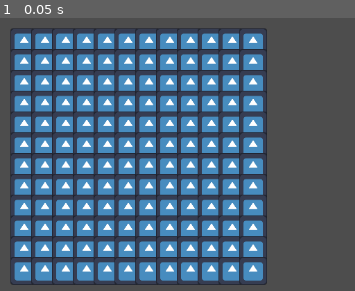
Above: before the commit, frame 1.
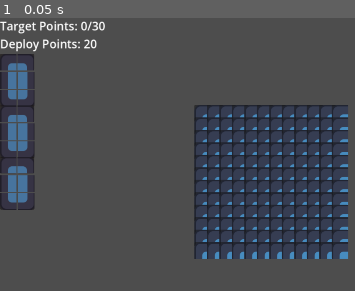
Above: after the commit, the same moment.

Repository: super-Colin/warboats
Game: Godot game, scene res://game.tscn
Same seed, same stepped clock (60 frames per second), same inputs: the game is played once before the commit and once after it. The engine's default icon, where the game draws it, is replaced by a stand-in: a white triangle on a blue panel in a dark square.
Inputs:
- Up to frame 1 (0.05 s): no input

The runs differ from the first frame. In frame 1, 56% of the frame differs, in the area x 0-99%, y 1-98%.

Commit message:
can pass shape up to board grid with drag and drop

Diff:
--- a/UI/deploy_menu.tscn
+++ b/UI/deploy_menu.tscn
@@ -4,18 +4,44 @@
 
 [node name="DeployMenu" type="Control"]
 layout_mode = 3
-anchors_preset = 15
-anchor_right = 1.0
-anchor_bottom = 1.0
-grow_horizontal = 2
-grow_vertical = 2
+anchors_preset = 0
+mouse_filter = 1
 
 [node name="HBoxContainer" type="HBoxContainer" parent="."]
-layout_mode = 0
-offset_right = 40.0
-offset_bottom = 40.0
+layout_mode = 1
+offset_right = 253.0
+offset_bottom = 886.0
 
 [node name="VBoxContainer" type="VBoxContainer" parent="HBoxContainer"]
 layout_mode = 2
 
-[node name="Ship" parent="HBoxContainer/VBoxContainer" instance=ExtResource("1_sfnm1")]
+[node name="VBoxContainer" type="VBoxContainer" parent="HBoxContainer/VBoxContainer"]
+layout_mode = 2
+
+[node name="Label2" type="Label" parent="HBoxContainer/VBoxContainer/VBoxContainer"]
+layout_mode = 2
+tooltip_text = "You must place at least this many points worth of ships on the field."
+mouse_filter = 1
+theme_override_font_sizes/font_size = 28
+text = "Target Points: 0/30"
+
+[node name="Label" type="Label" parent="HBoxContainer/VBoxContainer/VBoxContainer"]
+layout_mode = 2
+theme_override_font_sizes/font_size = 28
+text = "Deploy Points: 20"
+
+[node name="ScrollContainer" type="ScrollContainer" parent="HBoxContainer/VBoxContainer"]
+custom_minimum_size = Vector2(200, 800)
+layout_mode = 2
+
+[node name="VBoxContainer" type="VBoxContainer" parent="HBoxContainer/VBoxContainer/ScrollContainer"]
+layout_mode = 2
+
+[node name="Ship" parent="HBoxContainer/VBoxContainer/ScrollContainer/VBoxContainer" instance=ExtResource("1_sfnm1")]
+layout_mode = 2
+
+[node name="Ship2" parent="HBoxContainer/VBoxContainer/ScrollContainer/VBoxContainer" instance=ExtResource("1_sfnm1")]
+layout_mode = 2
+
+[node name="Ship3" parent="HBoxContainer/VBoxContainer/ScrollContainer/VBoxContainer" instance=ExtResource("1_sfnm1")]
+layout_mode = 2
--- a/board_grid.gd
+++ b/board_grid.gd
@@ -2,7 +2,7 @@
 
 @export var gridSize = Vector2(12, 12)
 @export var cellSize = Vector2(30, 30)
-
+var cellsRefs = []
 
 var cell_scene = preload("res://grid_cell.tscn")
 
@@ -10,18 +10,42 @@
 
 
 func _ready() -> void:
+	for c in $'.'.get_children():
+		c.queue_free()
 	makeCells()
 
+func doesShapeFit(shape:Vector2, startingCoord:Vector2=Vector2.ZERO):
+	for x in shape.x:
+		if not cellsRefs.size() > x:
+			print("ran out of space on the x axis")
+			return false
+		for y in shape.y:
+			if not cellsRefs[x].size() > y:
+				print("ran out of space on the y axis")
+				return false
 
+func hightlightShape(shape:Vector2, startingCoord:Vector2=Vector2.ZERO):
+	for x in shape.x:
+		if not cellsRefs.size() > x:
+			print("ran out of space on the x axis")
+			return false
+		for y in shape.y:
+			if not cellsRefs[x].size() > y:
+				print("ran out of space on the y axis")
+				return false
+			cellsRefs[x][y].enableHighlight()
 
 
 func makeCells():
-	var halfCellSize = cellSize / 2
+	#var halfCellSize = cellSize / 2
 	for x in gridSize.x:
+		cellsRefs.append([])
 		for y in gridSize.y:
 			var newCell = cell_scene.instantiate()
 			newCell.coords = Vector2(x, y)
 			newCell.setSize(cellSize)
 			newCell.position = Vector2(cellSize.x * x, cellSize.y * y)
-			newCell.position += halfCellSize # add offset since the position is based on the center of then cell
+			#newCell.position += halfCellSize # add offset since the position is based on the center of then cell
 			$'.'.add_child(newCell)
+			cellsRefs[x].append(newCell)
+	#print("grid - cellRefs: ", cellsRefs)
--- a/board_grid.tscn
+++ b/board_grid.tscn
@@ -1,6 +1,326 @@
-[gd_scene load_steps=2 format=3 uid="uid://c8o6dr3fknptg"]
+[gd_scene load_steps=3 format=3 uid="uid://c8o6dr3fknptg"]
 
 [ext_resource type="Script" path="res://board_grid.gd" id="1_tpt1s"]
+[ext_resource type="PackedScene" uid="uid://dcei64kwnh4vv" path="res://grid_cell.tscn" id="2_48pd0"]
 
 [node name="BoardGrid" type="Node2D"]
 script = ExtResource("1_tpt1s")
+
+[node name="GridCell" parent="." instance=ExtResource("2_48pd0")]
+
+[node name="GridCell2" parent="." instance=ExtResource("2_48pd0")]
+offset_left = 42.0
+offset_right = 82.0
+offset_bottom = 40.0
+
+[node name="GridCell3" parent="." instance=ExtResource("2_48pd0")]
+offset_left = 85.0
+offset_right = 125.0
+offset_bottom = 40.0
+
+[node name="GridCell4" parent="." instance=ExtResource("2_48pd0")]
+offset_left = 127.0
+offset_right = 167.0
+offset_bottom = 40.0
+
+[node name="GridCell5" parent="." instance=ExtResource("2_48pd0")]
+offset_left = 171.0
+offset_right = 211.0
+offset_bottom = 40.0
+
+[node name="GridCell6" parent="." instance=ExtResource("2_48pd0")]
+offset_left = 213.0
+offset_right = 253.0
+offset_bottom = 40.0
+
+[node name="GridCell7" parent="." instance=ExtResource("2_48pd0")]
+offset_left = 256.0
+offset_right = 296.0
+offset_bottom = 40.0
+
+[node name="GridCell8" parent="." instance=ExtResource("2_48pd0")]
+offset_left = 298.0
+offset_right = 338.0
+offset_bottom = 40.0
+
+[node name="GridCell9" parent="." instance=ExtResource("2_48pd0")]
+offset_top = 45.0
+offset_right = 40.0
+offset_bottom = 85.0
+
+[node name="GridCell10" parent="." instance=ExtResource("2_48pd0")]
+offset_left = 42.0
+offset_top = 45.0
+offset_right = 82.0
+offset_bottom = 85.0
+
+[node name="GridCell11" parent="." instance=ExtResource("2_48pd0")]
+offset_left = 85.0
+offset_top = 45.0
+offset_right = 125.0
+offset_bottom = 85.0
+
+[node name="GridCell12" parent="." instance=ExtResource("2_48pd0")]
+offset_left = 127.0
+offset_top = 45.0
+offset_right = 167.0
+offset_bottom = 85.0
+
+[node name="GridCell13" parent="." instance=ExtResource("2_48pd0")]
+offset_left = 171.0
+offset_top = 45.0
+offset_right = 211.0
+offset_bottom = 85.0
+
+[node name="GridCell14" parent="." instance=ExtResource("2_48pd0")]
+offset_left = 213.0
+offset_top = 45.0
+offset_right = 253.0
+offset_bottom = 85.0
+
+[node name="GridCell15" parent="." instance=ExtResource("2_48pd0")]
+offset_left = 256.0
+offset_top = 45.0
+offset_right = 296.0
+offset_bottom = 85.0
+
+[node name="GridCell16" parent="." instance=ExtResource("2_48pd0")]
+offset_left = 298.0
+offset_top = 45.0
+offset_right = 338.0
+offset_bottom = 85.0
+
+[node name="GridCell17" parent="." instance=ExtResource("2_48pd0")]
+offset_top = 90.0
+offset_right = 40.0
+offset_bottom = 130.0
+
+[node name="GridCell18" parent="." instance=ExtResource("2_48pd0")]
+offset_left = 42.0
+offset_top = 90.0
+offset_right = 82.0
+offset_bottom = 130.0
+
+[node name="GridCell19" parent="." instance=ExtResource("2_48pd0")]
+offset_left = 85.0
+offset_top = 90.0
+offset_right = 125.0
+offset_bottom = 130.0
+
+[node name="GridCell20" parent="." instance=ExtResource("2_48pd0")]
+offset_left = 127.0
+offset_top = 90.0
+offset_right = 167.0
+offset_bottom = 130.0
+
+[node name="GridCell21" parent="." instance=ExtResource("2_48pd0")]
+offset_left = 171.0
+offset_top = 90.0
+offset_right = 211.0
+offset_bottom = 130.0
+
+[node name="GridCell22" parent="." instance=ExtResource("2_48pd0")]
+offset_left = 213.0
+offset_top = 90.0
+offset_right = 253.0
+offset_bottom = 130.0
+
+[node name="GridCell23" parent="." instance=ExtResource("2_48pd0")]
+offset_left = 256.0
+offset_top = 90.0
+offset_right = 296.0
+offset_bottom = 130.0
+
+[node name="GridCell24" parent="." instance=ExtResource("2_48pd0")]
+offset_left = 298.0
+offset_top = 90.0
+offset_right = 338.0
+offset_bottom = 130.0
+
+[node name="GridCell25" parent="." instance=ExtResource("2_48pd0")]
+offset_top = 135.0
+offset_right = 40.0
+offset_bottom = 175.0
+
+[node name="GridCell26" parent="." instance=ExtResource("2_48pd0")]
+offset_left = 42.0
+offset_top = 135.0
+offset_right = 82.0
+offset_bottom = 175.0
+
+[node name="GridCell27" parent="." instance=ExtResource("2_48pd0")]
+offset_left = 85.0
+offset_top = 135.0
+offset_right = 125.0
+offset_bottom = 175.0
+
+[node name="GridCell28" parent="." instance=ExtResource("2_48pd0")]
+offset_left = 127.0
+offset_top = 135.0
+offset_right = 167.0
+offset_bottom = 175.0
+
+[node name="GridCell29" parent="." instance=ExtResource("2_48pd0")]
+offset_left = 171.0
+offset_top = 135.0
+offset_right = 211.0
+offset_bottom = 175.0
+
+[node name="GridCell30" parent="." instance=ExtResource("2_48pd0")]
+offset_left = 213.0
+offset_top = 135.0
+offset_right = 253.0
+offset_bottom = 175.0
+
+[node name="GridCell31" parent="." instance=ExtResource("2_48pd0")]
+offset_left = 256.0
+offset_top = 135.0
+offset_right = 296.0
+offset_bottom = 175.0
+
+[node name="GridCell32" parent="." instance=ExtResource("2_48pd0")]
+offset_left = 298.0
+offset_top = 135.0
+offset_right = 338.0
+offset_bottom = 175.0
+
+[node name="GridCell33" parent="." instance=ExtResource("2_48pd0")]
+offset_top = 182.0
+offset_right = 40.0
+offset_bottom = 222.0
+
+[node name="GridCell34" parent="." instance=ExtResource("2_48pd0")]
+offset_left = 42.0
+offset_top = 182.0
+offset_right = 82.0
+offset_bottom = 222.0
+
+[node name="GridCell35" parent="." instance=ExtResource("2_48pd0")]
+offset_left = 85.0
+offset_top = 182.0
+offset_right = 125.0
+offset_bottom = 222.0
+
+[node name="GridCell36" parent="." instance=ExtResource("2_48pd0")]
+offset_left = 127.0
+offset_top = 182.0
+offset_right = 167.0
+offset_bottom = 222.0
+
+[node name="GridCell37" parent="." instance=ExtResource("2_48pd0")]
+offset_left = 171.0
+offset_top = 182.0
+offset_right = 211.0
+offset_bottom = 222.0
+
+[node name="GridCell38" parent="." instance=ExtResource("2_48pd0")]
+offset_left = 213.0
+offset_top = 182.0
+offset_right = 253.0
+offset_bottom = 222.0
+
+[node name="GridCell39" parent="." instance=ExtResource("2_48pd0")]
+offset_left = 256.0
+offset_top = 182.0
+offset_right = 296.0
+offset_bottom = 222.0
+
+[node name="GridCell40" parent="." instance=ExtResource("2_48pd0")]
+offset_left = 298.0
+offset_top = 182.0
+offset_right = 338.0
+offset_bottom = 222.0
+
+[node name="GridCell41" parent="." instance=ExtResource("2_48pd0")]
+offset_top = 229.0
+offset_right = 40.0
+offset_bottom = 269.0
+
+[node name="GridCell42" parent="." instance=ExtResource("2_48pd0")]
+offset_left = 42.0
+offset_top = 229.0
+offset_right = 82.0
+offset_bottom = 269.0
+
+[node name="GridCell43" parent="." instance=ExtResource("2_48pd0")]
+offset_left = 85.0
+offset_top = 229.0
+offset_right = 125.0
+offset_bottom = 269.0
+
+[node name="GridCell44" parent="." instance=ExtResource("2_48pd0")]
+offset_left = 127.0
+offset_top = 229.0
+offset_right = 167.0
+offset_bottom = 269.0
+
+[node name="GridCell45" parent="." instance=ExtResource("2_48pd0")]
+offset_left = 171.0
+offset_top = 229.0
+offset_right = 211.0
+offset_bottom = 269.0
+
+[node name="GridCell46" parent="." instance=ExtResource("2_48pd0")]
+offset_left = 213.0
+offset_top = 229.0
+offset_right = 253.0
+offset_bottom = 269.0
+
+[node name="GridCell47" parent="." instance=ExtResource("2_48pd0")]
+offset_left = 256.0
+offset_top = 229.0
+offset_right = 296.0
+offset_bottom = 269.0
+
+[node name="GridCell48" parent="." instance=ExtResource("2_48pd0")]
+offset_left = 298.0
+offset_top = 229.0
+offset_right = 338.0
+offset_bottom = 269.0
+
+[node name="GridCell49" parent="." instance=ExtResource("2_48pd0")]
+offset_top = 276.0
+offset_right = 40.0
+offset_bottom = 316.0
+
+[node name="GridCell50" parent="." instance=ExtResource("2_48pd0")]
+offset_left = 42.0
+offset_top = 276.0
+offset_right = 82.0
+offset_bottom = 316.0
+
+[node name="GridCell51" parent="." instance=ExtResource("2_48pd0")]
+offset_left = 85.0
+offset_top = 276.0
+offset_right = 125.0
+offset_bottom = 316.0
+
+[node name="GridCell52" parent="." instance=ExtResource("2_48pd0")]
+offset_left = 127.0
+offset_top = 276.0
+offset_right = 167.0
+offset_bottom = 316.0
+
+[node name="GridCell53" parent="." instance=ExtResource("2_48pd0")]
+offset_left = 171.0
+offset_top = 276.0
+offset_right = 211.0
+offset_bottom = 316.0
+
+[node name="GridCell54" parent="." instance=ExtResource("2_48pd0")]
+offset_left = 213.0
+offset_top = 276.0
+offset_right = 253.0
+offset_bottom = 316.0
+
+[node name="GridCell55" parent="." instance=ExtResource("2_48pd0")]
+offset_left = 256.0
+offset_top = 276.0
+offset_right = 296.0
+offset_bottom = 316.0
+
+[node name="GridCell56" parent="." instance=ExtResource("2_48pd0")]
+offset_left = 298.0
+offset_top = 276.0
+offset_right = 338.0
+offset_bottom = 316.0
--- /dev/null
+++ b/game.gd
@@ -0,0 +1,17 @@
+extends Node2D
+
+
+func _ready() -> void:
+	Globals.s_sideReady.connect(sideReadied)
+
+func sideReadied(isFriendly=true):
+	if isFriendly:
+		Globals.friendlySideReady = true
+	else:
+		Globals.enemySideReady = true
+
+func proceedTurn(sideThatJust):
+	if Globals.friendlySideReady and Globals.enemySideReady:
+		print("globals - proceeding turn")
+		Globals.enemySideReady= false
+		Globals.friendlySideReady= false
--- a/game.tscn
+++ b/game.tscn
@@ -1,11 +1,17 @@
-[gd_scene load_steps=2 format=3 uid="uid://be72kyjs10j0x"]
+[gd_scene load_steps=4 format=3 uid="uid://be72kyjs10j0x"]
 
+[ext_resource type="Script" path="res://game.gd" id="1_hl5wc"]
 [ext_resource type="PackedScene" uid="uid://c8o6dr3fknptg" path="res://board_grid.tscn" id="1_pion6"]
+[ext_resource type="PackedScene" uid="uid://dbkjmy0ilupqk" path="res://UI/deploy_menu.tscn" id="3_a2hi3"]
 
 [node name="Game" type="Node2D"]
-
-[node name="BoardGrid" parent="." instance=ExtResource("1_pion6")]
+script = ExtResource("1_hl5wc")
 
 [node name="Overlay" type="CanvasLayer" parent="."]
 
 [node name="Menus" type="CanvasLayer" parent="."]
+
+[node name="DeployMenu" parent="Menus" instance=ExtResource("3_a2hi3")]
+
+[node name="BoardGrid" parent="." instance=ExtResource("1_pion6")]
+position = Vector2(467, 209)
--- /dev/null
+++ b/globals.gd
@@ -0,0 +1,20 @@
+extends Node
+
+signal s_sideReady(isFriendly:bool) # friendly side or enemy side
+var friendlySideReady= false
+var enemySideReady= false
+
+var friendlyGrid:Node
+var enemyGrid:Node
+var hitMarkerGrid:Node
+
+enum BattlePhases {SETUP=0,}
+var currentBattlePhase:BattlePhases = BattlePhases.SETUP
+
+
+
+
+#func _ready() -> void:
+	#s_friendlySideReady.connect(func(): friendlySideReady = true)
+	#s_enemySideReady.connect(func(): enemySideReady = true)
+	#sideReady.connect(proceedTurn)
--- a/grid_cell.gd
+++ b/grid_cell.gd
@@ -1,29 +1,43 @@
+#@tool
 extends TextureRect
+
+@export var droppable = true
 
 var isShip:bool = false
 var coords:Vector2
 var customSize:Vector2 = Vector2(40, 40)
 
-func _get_drag_data(at_position: Vector2) -> Variant:
-	var previewTexture = TextureRect.new()
-	previewTexture.texture = $'.'.texture
-	previewTexture.expand_mode = 1
-	previewTexture.size = customSize
-	var preview = Control.new()
-	preview.add_child(previewTexture)
-	set_drag_preview(preview)
-	$'.'.texture = null
-	return previewTexture.texture
+#@export var textureSetup:AtlasTexture:
+	#set(newVal):
+		#textureSetup = newVal
+		#$'.'.texture = newVal
+
+#func _get_drag_data(at_position: Vector2) -> Variant:
+	#var previewTexture = TextureRect.new()
+	#previewTexture.texture = $'.'.texture
+	#previewTexture.expand_mode = 1
+	#previewTexture.size = customSize
+	#var preview = Control.new()
+	#preview.add_child(previewTexture)
+	#set_drag_preview(preview)
+	#$'.'.texture = null
+	#return previewTexture.texture
 
 
 func _can_drop_data(at_position: Vector2, data: Variant) -> bool:
-	print("cell - can drop data? : ", data)
-	if data is Texture2D:
+	if not droppable:
+		return false
+	#print("cell - can drop data? : ", data, ", at coords: ", coords)
+	if typeof(data) == TYPE_DICTIONARY and data.has("shipShape"):
+		print("cell - droppable has shipShape")
+		$'.'.get_parent().hightlightShape(data.shipShape)
 		return true
-	return false
+	else:
+		return false
 
 func _drop_data(at_position: Vector2, data: Variant) -> void:
-	$'.'.texture = data
+	print("cell - setting on drop: ", data)
+	#$'.'.texture = data
 
 
 func setSize(newSize:Vector2):
@@ -31,18 +45,19 @@
 	customSize = newSize
 	$Highlight.custom_minimum_size = newSize
 
+
 #func _ready() -> void:
 	#$Peg.visible = false
 	#$'.'.mouse_entered.connect(enableHighlight)
 	#$'.'.mouse_exited.connect(disableHighlight)
 #
 #
-#func enableHighlight():
-	#$Highlight.visible = true
-	##print("cell - highlighting at: ", coords)
-#
-#func disableHighlight():
-	#$Highlight.visible = false
+func enableHighlight():
+	$Highlight.visible = true
+	#print("cell - highlighting at: ", coords)
+
+func disableHighlight():
+	$Highlight.visible = false
 #
 #func makeHitMarker():
 	#$Peg.color = Color.RED
--- a/grid_cell.tscn
+++ b/grid_cell.tscn
@@ -1,20 +1,13 @@
-[gd_scene load_steps=4 format=3 uid="uid://dcei64kwnh4vv"]
+[gd_scene load_steps=3 format=3 uid="uid://dcei64kwnh4vv"]
 
 [ext_resource type="Script" path="res://grid_cell.gd" id="1_25my8"]
-[ext_resource type="Texture2D" uid="uid://bjmvfwpuss68u" path="res://icon.svg" id="1_ignen"]
-
-[sub_resource type="RectangleShape2D" id="RectangleShape2D_r5v1t"]
-size = Vector2(30, 30)
+[ext_resource type="Texture2D" uid="uid://cxb30gnteao3j" path="res://ship1.tres" id="1_obt2q"]
 
 [node name="GridCell" type="TextureRect"]
 custom_minimum_size = Vector2(40, 40)
-texture = ExtResource("1_ignen")
+texture = ExtResource("1_obt2q")
 expand_mode = 1
 script = ExtResource("1_25my8")
-
-[node name="Box" type="CollisionShape2D" parent="."]
-visible = false
-shape = SubResource("RectangleShape2D_r5v1t")
 
 [node name="Highlight" type="ColorRect" parent="."]
 visible = false
--- a/project.godot
+++ b/project.godot
@@ -15,6 +15,15 @@
 config/features=PackedStringArray("4.3", "GL Compatibility")
 config/icon="res://icon.svg"
 
+[autoload]
+
+Globals="*res://globals.gd"
+
+[display]
+
+window/size/viewport_width=1920
+window/size/viewport_height=1080
+
 [rendering]
 
 renderer/rendering_method="gl_compatibility"
--- a/ship.gd
+++ b/ship.gd
@@ -1,11 +1,50 @@
-extends Node2D
+extends Control
+
+@export var shipShape:Vector2 = Vector2(1, 3)
+var textures
+
+var dragging = false
 
 
-# Called when the node enters the scene tree for the first time.
-func _ready() -> void:
-	pass # Replace with function body.
+func getDropInfo():
+	return {
+		"shipShape":shipShape
+	}
+
+func _get_drag_data(at_position: Vector2) -> Variant:
+	set_drag_preview($'.'.duplicate())
+	dragging = true
+	return getDropInfo()
 
 
-# Called every frame. 'delta' is the elapsed time since the previous frame.
-func _process(delta: float) -> void:
-	pass
+#func _can_drop_data(at_position: Vector2, data: Variant) -> bool:
+	#print("cell - can drop data? : ", data)
+	#if data is Texture2D:
+		#return true
+	#return false
+
+#func _drop_data(at_position: Vector2, data: Variant) -> void:
+	#$'.'.texture = data
+
+
+
+func _notification(what: int) -> void:
+	#if what is Node.NOTIFICATION_DRAG_END:
+	if what == NOTIFICATION_DRAG_END:
+		if dragging:
+			#print("ship - drag ended")
+			dragging = false
+			if is_drag_successful():
+				print("ship - drag was successful")
+			#else:
+				#print("ship - drag was NOT successful")
+
+
+## Called when the node enters the scene tree for the first time.
+#func _ready() -> void:
+	#pass # Replace with function body.
+#
+#
+## Called every frame. 'delta' is the elapsed time since the previous frame.
+#func _process(delta: float) -> void:
+	#pass
--- a/ship.tscn
+++ b/ship.tscn
@@ -1,30 +1,69 @@
-[gd_scene load_steps=3 format=3 uid="uid://8a2wiw44kiin"]
+[gd_scene load_steps=9 format=3 uid="uid://8a2wiw44kiin"]
 
 [ext_resource type="Script" path="res://ship.gd" id="1_u0ts2"]
-[ext_resource type="Texture2D" uid="uid://bjmvfwpuss68u" path="res://icon.svg" id="2_c2pdd"]
+[ext_resource type="PackedScene" uid="uid://dcei64kwnh4vv" path="res://grid_cell.tscn" id="3_7aa8i"]
+[ext_resource type="Texture2D" uid="uid://dpfx0008rvwdq" path="res://ships/ship1/x0y0.tres" id="4_3pak3"]
+[ext_resource type="Texture2D" uid="uid://b2p0lj16mmeqx" path="res://ships/ship1/x1y0.tres" id="5_ve2y3"]
+[ext_resource type="Texture2D" uid="uid://chnqdpbix8uvb" path="res://ships/ship1/x0y1.tres" id="6_skj5g"]
+[ext_resource type="Texture2D" uid="uid://ciu1dciqtp4s5" path="res://ships/ship1/x1y1.tres" id="7_c01vr"]
+[ext_resource type="Texture2D" uid="uid://btgq84vow1dfw" path="res://ships/ship1/x0y2.tres" id="8_3r0tt"]
+[ext_resource type="Texture2D" uid="uid://coxai1jho10wt" path="res://ships/ship1/x1y2.tres" id="9_dtlk6"]
 
-[node name="Ship" type="Node2D"]
+[node name="Ship" type="Control"]
+modulate = Color(1, 0.831399, 0.824182, 1)
+custom_minimum_size = Vector2(80, 120)
+layout_mode = 3
+anchors_preset = 0
+offset_right = 80.0
+offset_bottom = 120.0
 script = ExtResource("1_u0ts2")
+shipShape = Vector2(2, 3)
 
-[node name="1x1" type="Node2D" parent="."]
+[node name="x0y0" parent="." instance=ExtResource("3_7aa8i")]
+layout_mode = 0
+offset_right = 40.0
+offset_bottom = 40.0
+texture = ExtResource("4_3pak3")
+droppable = false
 
-[node name="Icon" type="Sprite2D" parent="1x1"]
-scale = Vector2(0.2, 0.2)
-texture = ExtResource("2_c2pdd")
+[node name="x1y0" parent="." instance=ExtResource("3_7aa8i")]
+layout_mode = 0
+offset_left = 42.0
+offset_right = 82.0
+offset_bottom = 40.0
+texture = ExtResource("5_ve2y3")
+droppable = false
 
-[node name="1x4" type="Node2D" parent="."]
-visible = false
+[node name="x0y1" parent="." instance=ExtResource("3_7aa8i")]
+layout_mode = 0
+offset_top = 44.0
+offset_right = 40.0
+offset_bottom = 84.0
+texture = ExtResource("6_skj5g")
+droppable = false
 
-[node name="Icon" type="Sprite2D" parent="1x4"]
-scale = Vector2(0.2, 0.2)
-texture = ExtResource("2_c2pdd")
+[node name="x1y1" parent="." instance=ExtResource("3_7aa8i")]
+layout_mode = 0
+offset_left = 43.0
+offset_top = 44.0
+offset_right = 83.0
+offset_bottom = 84.0
+texture = ExtResource("7_c01vr")
+droppable = false
 
-[node name="Icon2" type="Sprite2D" parent="1x4"]
-position = Vector2(27, 0)
-scale = Vector2(0.2, 0.2)
-texture = ExtResource("2_c2pdd")
+[node name="x0y2" parent="." instance=ExtResource("3_7aa8i")]
+layout_mode = 0
+offset_top = 87.0
+offset_right = 40.0
+offset_bottom = 127.0
+texture = ExtResource("8_3r0tt")
+droppable = false
 
-[node name="Icon3" type="Sprite2D" parent="1x4"]
-position = Vector2(55, 0)
-scale = Vector2(0.2, 0.2)
-texture = ExtResource("2_c2pdd")
+[node name="x1y2" parent="." instance=ExtResource("3_7aa8i")]
+layout_mode = 0
+offset_left = 43.0
+offset_top = 87.0
+offset_right = 83.0
+offset_bottom = 127.0
+texture = ExtResource("9_dtlk6")
+droppable = false
--- /dev/null
+++ b/ship1.tres
@@ -0,0 +1,7 @@
+[gd_resource type="AtlasTexture" load_steps=2 format=3 uid="uid://cxb30gnteao3j"]
+
+[ext_resource type="Texture2D" uid="uid://bjmvfwpuss68u" path="res://icon.svg" id="1_rh0qh"]
+
+[resource]
+atlas = ExtResource("1_rh0qh")
+region = Rect2(0, 0, 42, 42)
--- /dev/null
+++ b/ships/ship1/x0y0.tres
@@ -0,0 +1,7 @@
+[gd_resource type="AtlasTexture" load_steps=2 format=3 uid="uid://dpfx0008rvwdq"]
+
+[ext_resource type="Texture2D" uid="uid://bjmvfwpuss68u" path="res://icon.svg" id="1_dqmt5"]
+
+[resource]
+atlas = ExtResource("1_dqmt5")
+region = Rect2(0, 0, 42, 42)
--- /dev/null
+++ b/ships/ship1/x0y1.tres
@@ -0,0 +1,7 @@
+[gd_resource type="AtlasTexture" load_steps=2 format=3 uid="uid://chnqdpbix8uvb"]
+
+[ext_resource type="Texture2D" uid="uid://bjmvfwpuss68u" path="res://icon.svg" id="1_xniiu"]
+
+[resource]
+atlas = ExtResource("1_xniiu")
+region = Rect2(0, 42, 42, 42)
--- /dev/null
+++ b/ships/ship1/x0y2.tres
@@ -0,0 +1,7 @@
+[gd_resource type="AtlasTexture" load_steps=2 format=3 uid="uid://btgq84vow1dfw"]
+
+[ext_resource type="Texture2D" uid="uid://bjmvfwpuss68u" path="res://icon.svg" id="1_yfp4n"]
+
+[resource]
+atlas = ExtResource("1_yfp4n")
+region = Rect2(0, 84, 42, 42)
--- /dev/null
+++ b/ships/ship1/x1y0.tres
@@ -0,0 +1,7 @@
+[gd_resource type="AtlasTexture" load_steps=2 format=3 uid="uid://b2p0lj16mmeqx"]
+
+[ext_resource type="Texture2D" uid="uid://bjmvfwpuss68u" path="res://icon.svg" id="1_i4ed3"]
+
+[resource]
+atlas = ExtResource("1_i4ed3")
+region = Rect2(84, 0, 42, 42)
--- /dev/null
+++ b/ships/ship1/x1y1.tres
@@ -0,0 +1,7 @@
+[gd_resource type="AtlasTexture" load_steps=2 format=3 uid="uid://ciu1dciqtp4s5"]
+
+[ext_resource type="Texture2D" uid="uid://bjmvfwpuss68u" path="res://icon.svg" id="1_4xfw2"]
+
+[resource]
+atlas = ExtResource("1_4xfw2")
+region = Rect2(84, 42, 42, 42)
--- /dev/null
+++ b/ships/ship1/x1y2.tres
@@ -0,0 +1,7 @@
+[gd_resource type="AtlasTexture" load_steps=2 format=3 uid="uid://coxai1jho10wt"]
+
+[ext_resource type="Texture2D" uid="uid://bjmvfwpuss68u" path="res://icon.svg" id="1_waulj"]
+
+[resource]
+atlas = ExtResource("1_waulj")
+region = Rect2(84, 84, 42, 42)
